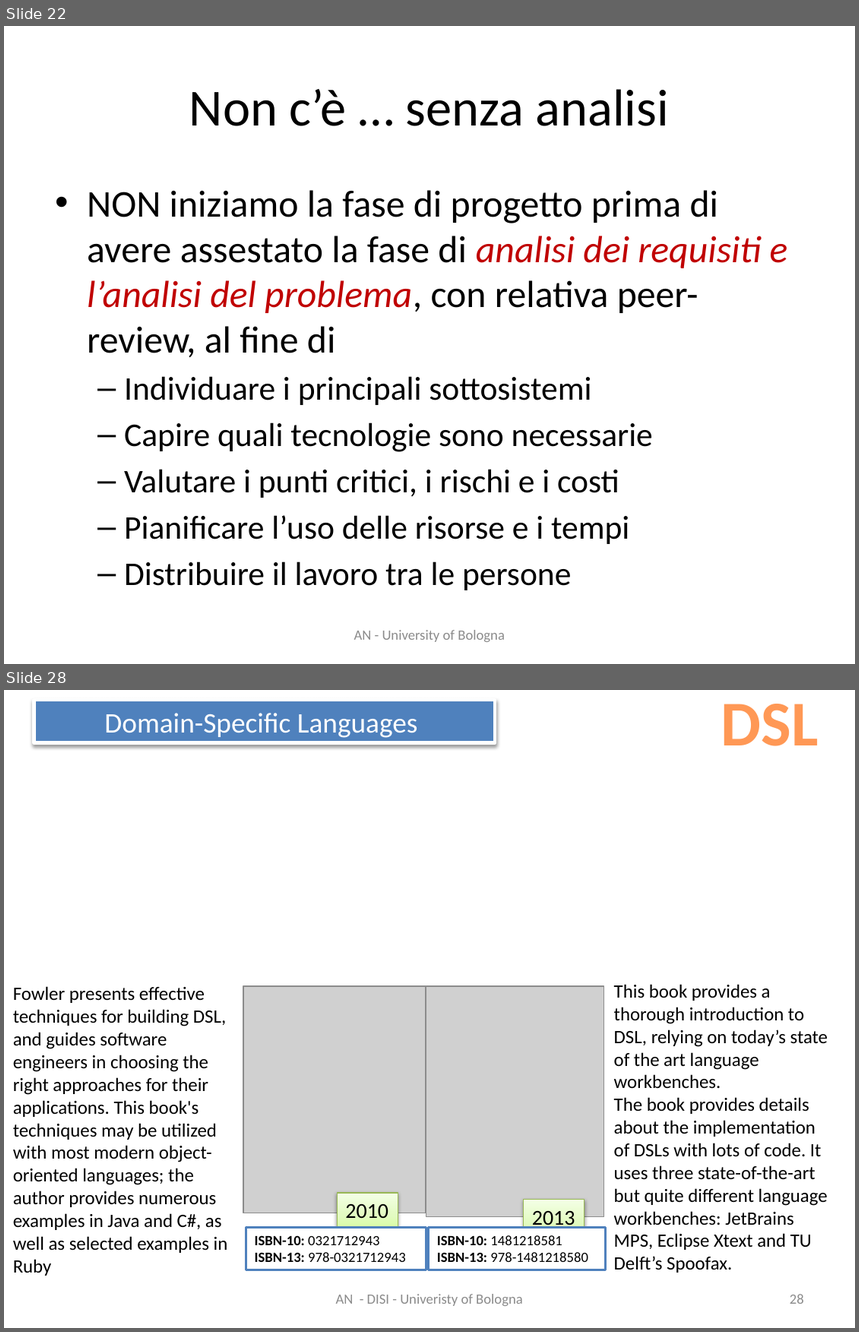
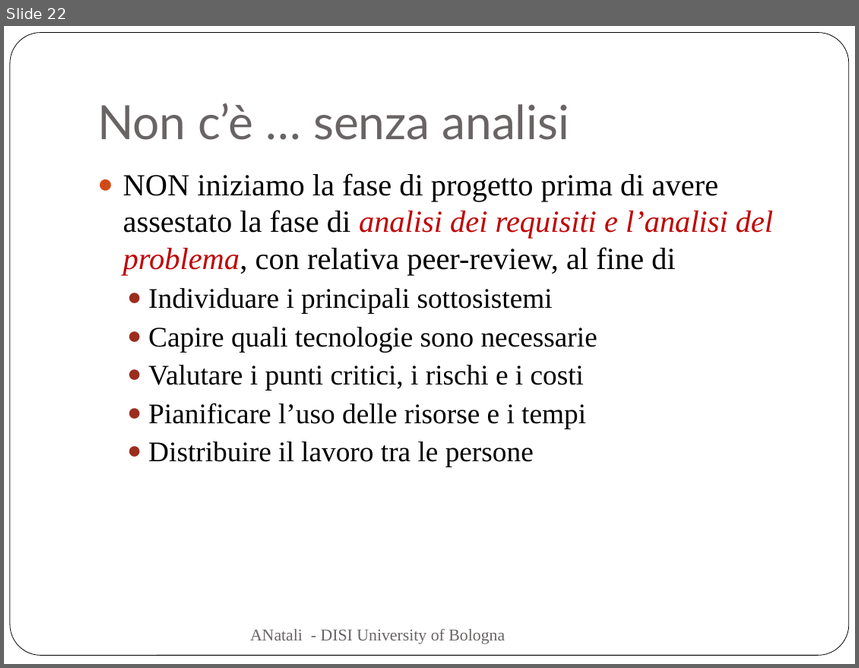
Before and after one commit to anatali/iss2020LabBo, a slide deck: it.unibo.issLabStart/userDocs/ISSM2020.pptx. Shown one above the other, each under a label of ours: slides 22 and 28 before the commit, slide 22 after it; the slides between them are not shown. The pictures are 859x1332 and 859x668 pixels, drawn with LibreOffice and Linux fonts; fonts in the diff are those of the drawing; grey boxes stand for pictures. Boxes give left, top, right and bottom in pixels: in the first picture for what was removed or moved away, otherwise in the second. Text is boxed around its words. In the diff, an @@ line names an element or a change of style, - is before the commit and + after.

Commit message:
robotboundary problem

```diff
--- a/it.unibo.issLabStart/userDocs/ISSM2020.pptx
+++ b/it.unibo.issLabStart/userDocs/ISSM2020.pptx
@@ slide 28 removed at (4,690,855,1328), background #FFFFFF @@
@@ rectangle removed at (34,700,494,742) @@
-Domain-Specific Languages
@@ text removed at (721,704,819,746) @@
-DSL
@@ text removed at (614,984,828,1273) @@
-This book provides a thorough introduction to DSL, relying on today’s state of the art language workbenches.
-The book provides details about the implementation of DSLs with lots of code. It uses three state-of-the-art but quite different language workbenches: JetBrains MPS, Eclipse Xtext and TU Delft’s Spoofax.
@@ text removed at (13,986,228,1276) @@
-Fowler presents effective techniques for building DSL, and guides software engineers in choosing the right approaches for their applications. This book's techniques may be utilized with most modern object-oriented languages; the author provides numerous examples in Java and C#, as well as selected examples in Ruby
@@ picture removed at (243,986,425,1214) @@
@@ picture removed at (427,986,603,1217) @@
@@ rectangle removed at (337,1193,397,1227) @@
-2010
@@ rectangle removed at (524,1200,585,1234) @@
-2013
@@ rectangle removed at (246,1228,427,1271) @@
-ISBN-10: 0321712943
-ISBN-13: 978-0321712943
@@ rectangle removed at (429,1228,606,1271) @@
-ISBN-10: 1481218581
-ISBN-13: 978-1481218580
@@ text removed at (336,1294,523,1306) @@
-AN - DISI - Univeristy of Bologna
@@ page number removed at (790,1294,804,1304) @@
-28
@@ slide 22 changed as well @@
@@ rounded rectangle added at (10,33,849,656), fill #FFFFFF, outline #000000 0.5 pt @@
@@ title "Non c’è … senza analisi": place and size @@
-title "Non c’è … senza analisi" at (189,89,669,126)
+title "Non c’è … senza analisi" at (97,103,569,140)
@@ title "Non c’è … senza analisi" at (97,103,569,140): size 44 to 40 pt, font Calibri to Lato, text colour #000000 to #696464; alignment centre to left; vertical alignment middle to bottom @@
@@ text "NON iniziamo la fase di ...": place and size @@
-text "NON iniziamo la fase di ..." at (87,190,788,591)
+text "NON iniziamo la fase di ..." at (123,173,773,468)
@@ text "NON iniziamo la fase di ..." at (123,173,773,468): size 32 to 26 pt in "NON iniziamo la fase di progetto prima ..."; font Calibri to Times New Roman; size 28 to 24 pt in "Individuare i principali sottosistemi", "Capire quali tecnologie sono necessarie", "Valutare i punti critici, i rischi e ...", "Pianificare l’uso delle risorse e i tempi" and 1 more places; bullet • to ●; bullet – to ●; less space between paragraphs @@
@@ text at (250,629,505,645): text changed; size 12 to 14 pt; font Calibri to Times New Roman; text colour #8C8C8C to #696464 @@
-AN - University of Bologna
+ANatali - DISI University of Bologna
```
Also in this commit, not shown: 23 other slides changed, 46 other slides removed, 25 other files.
